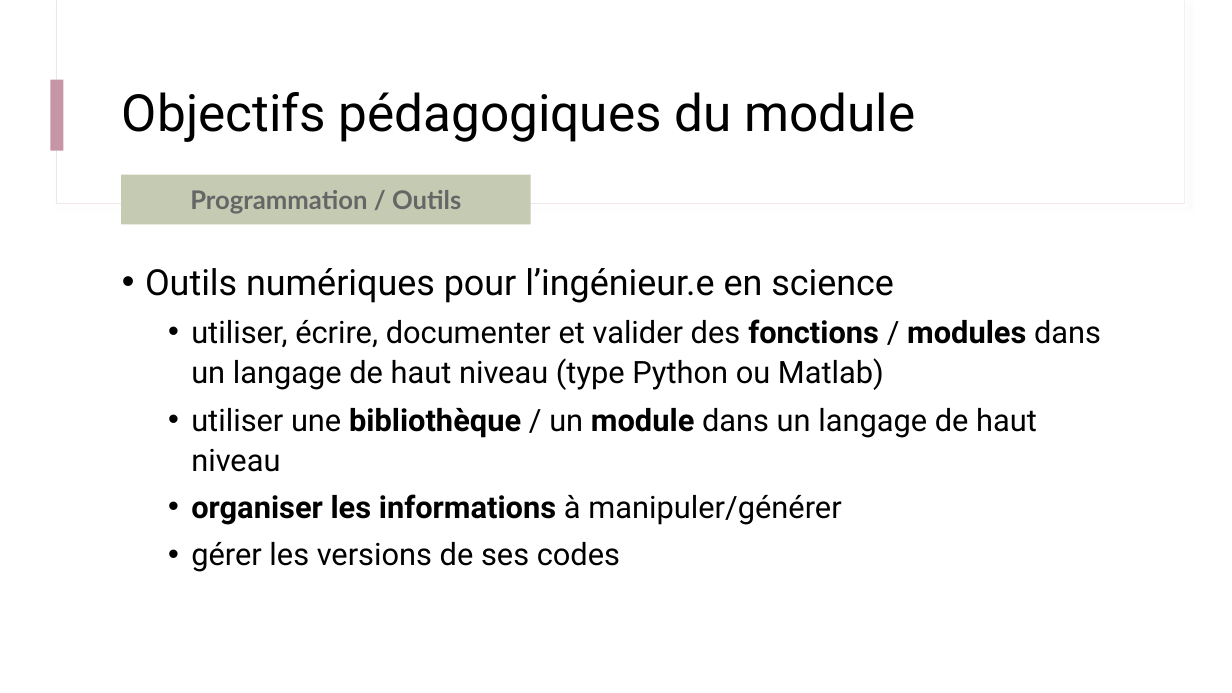
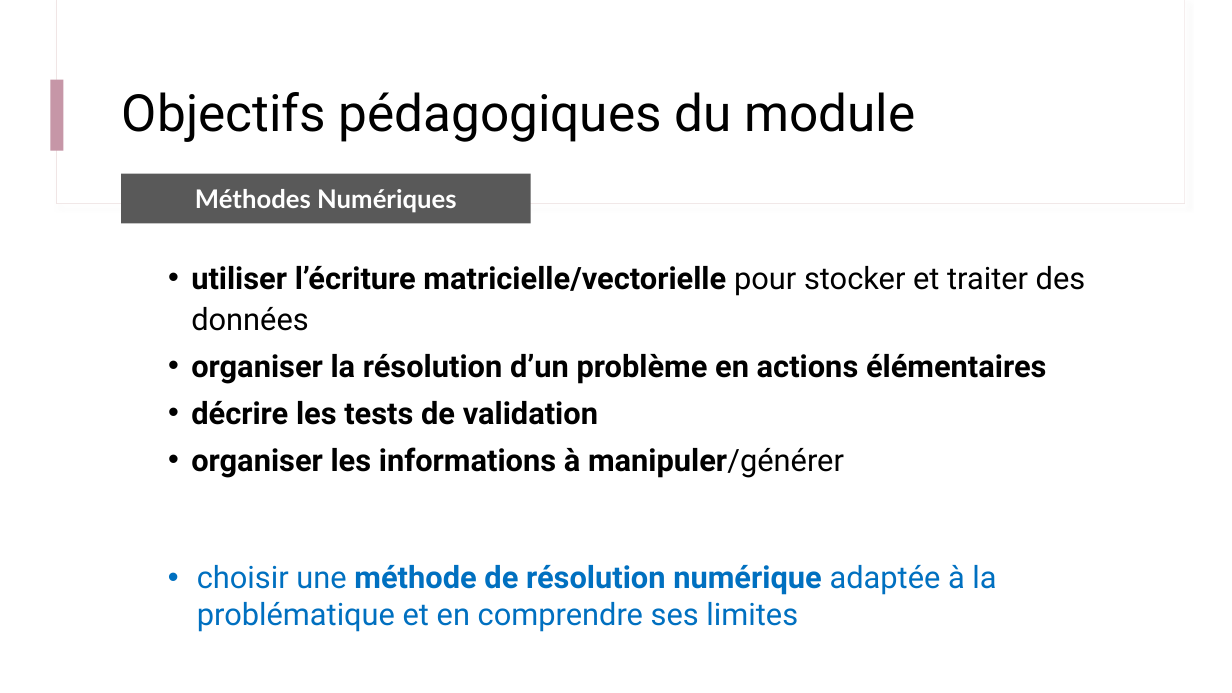
Before and after one commit to IOGS-Digital-Methods/semester-5, a slide deck: slide 6 of ONIP/onip_b0_intro/B0_0_Outils_Methodes.pptx (slide 11 before the commit). Drawn at 1232x693 pixels with LibreOffice and Linux fonts; fonts in the diff are those of the drawing. Boxes give left, top, right and bottom in pixels: in the first picture for what was removed or moved away, otherwise in the second. Text is boxed around its words. In the diff, an @@ line names an element or a change of style, - is before the commit and + after.

```diff
--- a/ONIP/onip_b0_intro/B0_0_Outils_Methodes.pptx
+++ b/ONIP/onip_b0_intro/B0_0_Outils_Methodes.pptx
@@ rectangle "Méthodes Numériques" at (121,174,531,224): fill #C4CBB2 to #595959 @@
@@ text in rectangle at (195,189,457,213): text changed; text colour #666666 to #FFFFFF @@
-Programmation / Outils
+Méthodes Numériques
@@ text at (191,266,1086,425): text changed; bold on @@
-• Outils numériques pour l’ingénieur.e en science
-  • utiliser, écrire, documenter et valider des fonctions / modules dans un langage de haut niveau (type Python ou Matlab)
-  • utiliser une bibliothèque / un module dans un langage de haut niveau
+  • utiliser l’écriture matricielle/vectorielle pour stocker et traiter des données
+  • organiser la résolution d’un problème en actions élémentaires
+  • décrire les tests de validation
@@ text at (191,447,844,478): bold on in "à manipuler/générer" @@
@@ text at (191,542,620,572): paragraph removed @@
-  • gérer les versions de ses codes
@@ text added at (197,565,996,632), 24 pt, text #0070C0 @@
+  • choisir une méthode de résolution numérique adaptée à la problématique et en comprendre ses limites
```
Also in this commit, not shown: 5 other slides changed, 1 slide removed, 1 other file.
